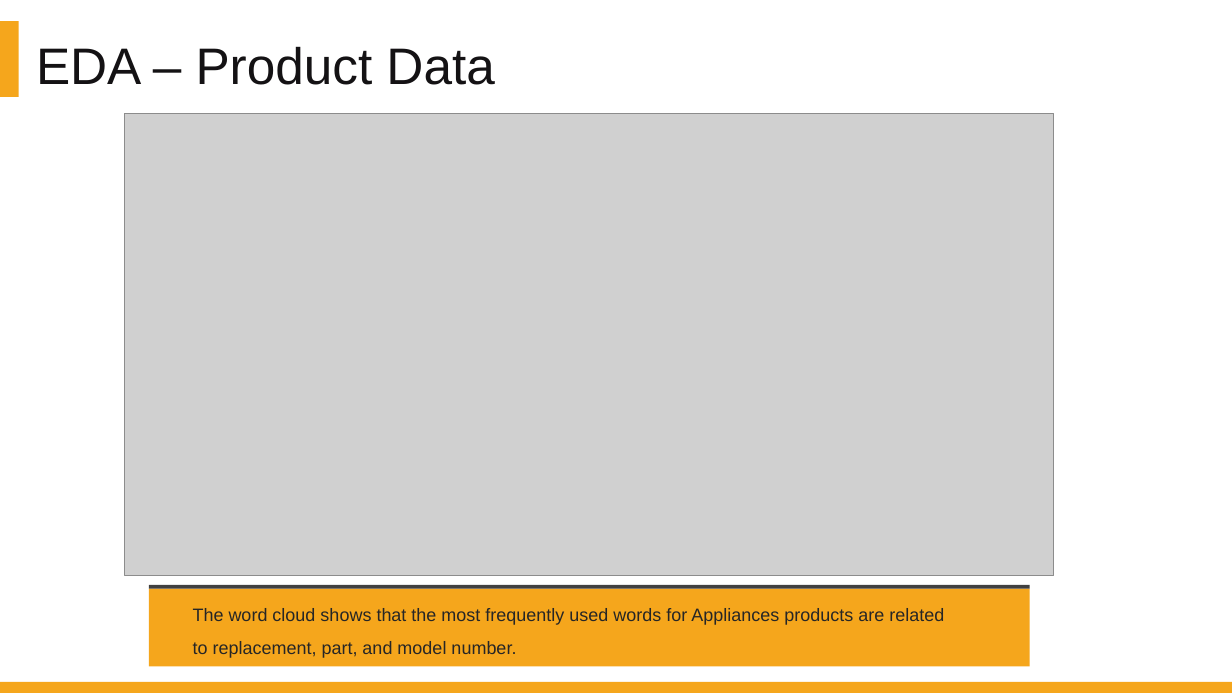
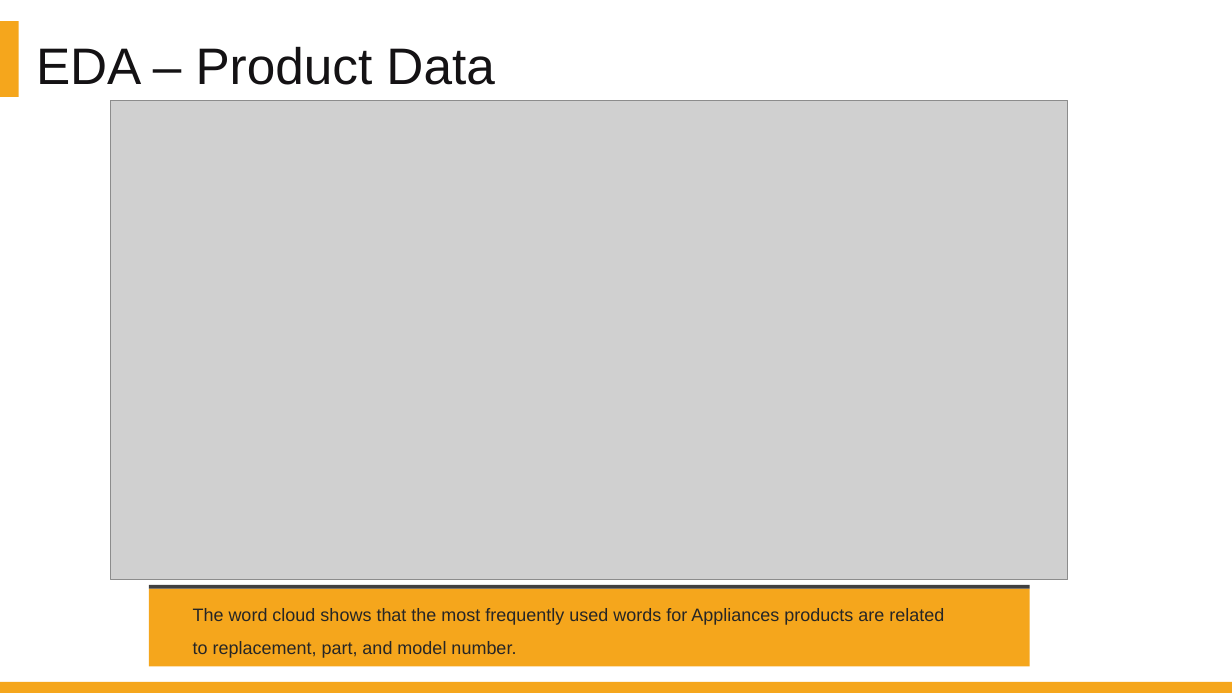
Before and after one commit to DATA-606-SPRING-2022/Jin_DATA606, a slide deck: slide 23 of presentation/Project_Presentation_EDA_v1.1.pptx. Drawn at 1232x693 pixels with LibreOffice and Linux fonts; fonts in the diff are those of the drawing; grey boxes stand for pictures. Boxes give left, top, right and bottom in pixels: in the first picture for what was removed or moved away, otherwise in the second. Text is boxed around its words. In the diff, an @@ line names an element or a change of style, - is before the commit and + after.

```diff
--- a/presentation/Project_Presentation_EDA_v1.1.pptx
+++ b/presentation/Project_Presentation_EDA_v1.1.pptx
@@ rectangle "EDA – Product Data": place and size @@
-rectangle "EDA – Product Data" at [36, 46, 494, 85]
+rectangle "EDA – Product Data" at [27, 29, 984, 100]
@@ picture: place and size @@
-picture at [125, 113, 1055, 576]
+picture at [111, 100, 1068, 579]
```
Also in this commit, not shown: 2 other slides changed.
